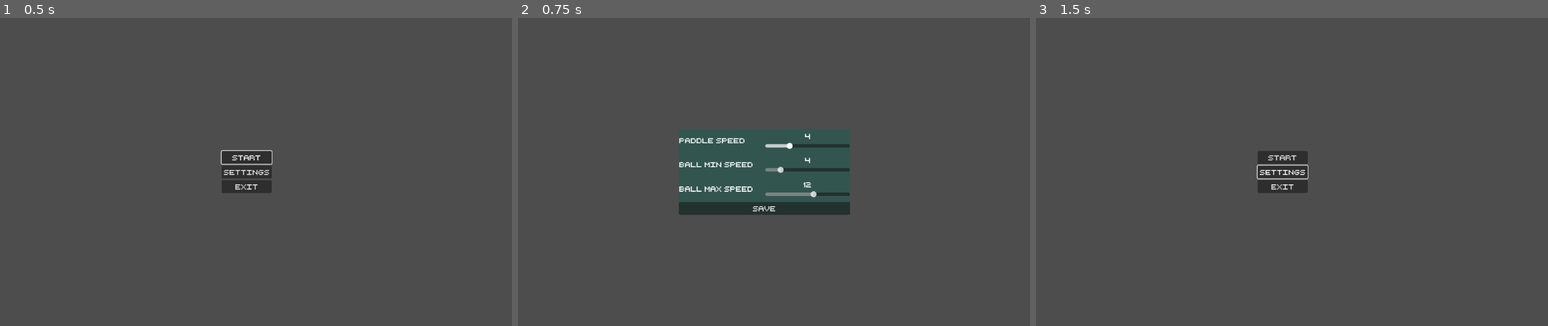
Above: before the commit, frames 1-3 (left to right).
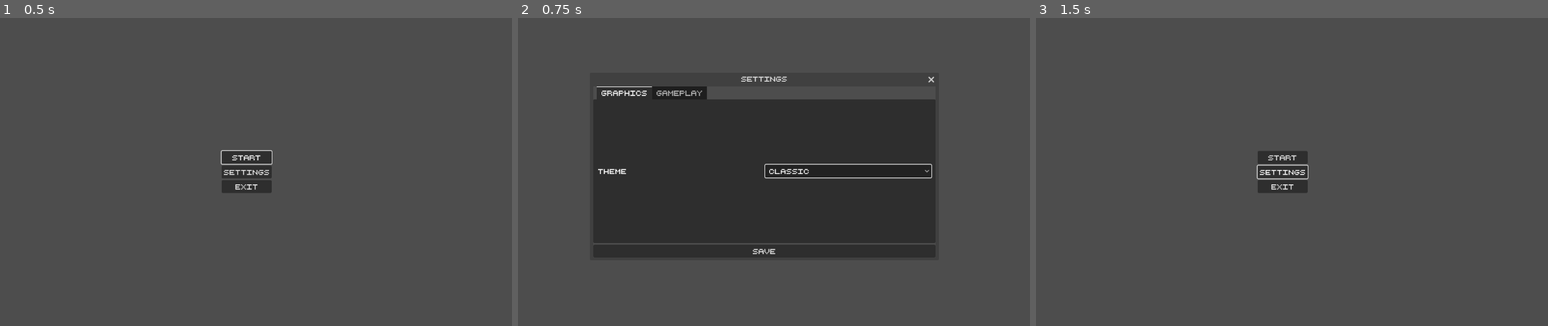
Above: after the commit, the same moments.

Repository: Alexander-Jordan/pong-godot
Game: Godot game, scene res://Scenes/Levels/menu.tscn
The game is run twice, just before and just after one commit, with the same random seed, the same clock (stepped at 60 frames per second) and the same inputs.
Inputs:
- Up to frame 1 (0.5 s): no input
- Up to frame 2 (0.75 s): click "Settings" at 0.5 s
- Up to frame 3 (1.5 s): click "Save" at 1.25 s

Frame 1 is identical in both runs. In frame 2, 33% of the frame differs, in the area x 14-82%, y 18-78%; in frame 3, nothing differs.
Error before the commit: Invalid assignment on read-only value (on base: 'Dictionary'). (res://Scripts/settings_menu.gd:27)
Error after the commit: Invalid assignment on read-only value (on base: 'Dictionary'). (res://Scripts/settings_menu.gd:40)

Commit message:
Refactor menu, add tabs and new options like ball increase speed

Diff:
--- a/Scenes/settings_menu.tscn
+++ b/Scenes/settings_menu.tscn
@@ -1,131 +1,198 @@
-[gd_scene load_steps=3 format=3 uid="uid://3vslxyqccbpi"]
+[gd_scene load_steps=4 format=3 uid="uid://3vslxyqccbpi"]
 
 [ext_resource type="FontFile" uid="uid://dsj5f3rf4iutd" path="res://Assets/retro_computer_personal_use.ttf" id="1_i4h70"]
 [ext_resource type="Script" path="res://Scripts/settings_menu.gd" id="1_m8koy"]
 
+[sub_resource type="Theme" id="Theme_121iw"]
+default_font = ExtResource("1_i4h70")
+/constants/test = 11
+
 [node name="settings_menu" type="Popup"]
+title = "Settings"
 initial_position = 2
-size = Vector2i(400, 200)
+size = Vector2i(800, 400)
+borderless = false
+theme = SubResource("Theme_121iw")
 script = ExtResource("1_m8koy")
 
-[node name="Control" type="Control" parent="."]
-layout_mode = 3
+[node name="VBoxContainer" type="VBoxContainer" parent="."]
 anchors_preset = 15
 anchor_right = 1.0
 anchor_bottom = 1.0
 grow_horizontal = 2
 grow_vertical = 2
 
-[node name="ColorRect" type="ColorRect" parent="Control"]
-layout_mode = 1
-anchors_preset = 15
-anchor_right = 1.0
-anchor_bottom = 1.0
-grow_horizontal = 2
-grow_vertical = 2
-color = Color(0.196078, 0.333333, 0.313726, 1)
-
-[node name="GridContainer" type="VBoxContainer" parent="Control"]
-layout_mode = 1
-anchors_preset = 15
-anchor_right = 1.0
-anchor_bottom = 1.0
-grow_horizontal = 2
-grow_vertical = 2
-
-[node name="PaddleSpeed" type="HBoxContainer" parent="Control/GridContainer"]
+[node name="TabContainer" type="TabContainer" parent="VBoxContainer"]
 layout_mode = 2
 size_flags_vertical = 3
 
-[node name="Label" type="Label" parent="Control/GridContainer/PaddleSpeed"]
+[node name="Graphics" type="MarginContainer" parent="VBoxContainer/TabContainer"]
+visible = false
+layout_mode = 2
+theme_override_constants/margin_left = 10
+theme_override_constants/margin_top = 10
+theme_override_constants/margin_right = 10
+theme_override_constants/margin_bottom = 10
+
+[node name="GridContainer" type="VBoxContainer" parent="VBoxContainer/TabContainer/Graphics"]
+layout_mode = 2
+
+[node name="Theme" type="HBoxContainer" parent="VBoxContainer/TabContainer/Graphics/GridContainer"]
+layout_mode = 2
+size_flags_vertical = 3
+
+[node name="Label" type="Label" parent="VBoxContainer/TabContainer/Graphics/GridContainer/Theme"]
+layout_mode = 2
+size_flags_horizontal = 2
+theme_override_fonts/font = ExtResource("1_i4h70")
+text = "Theme"
+
+[node name="OptionButton" type="OptionButton" parent="VBoxContainer/TabContainer/Graphics/GridContainer/Theme"]
+layout_mode = 2
+size_flags_horizontal = 3
+size_flags_vertical = 4
+item_count = 2
+selected = 0
+popup/item_0/text = "Classic"
+popup/item_0/id = 0
+popup/item_1/text = "Remastered"
+popup/item_1/id = 1
+
+[node name="Gameplay" type="MarginContainer" parent="VBoxContainer/TabContainer"]
+layout_mode = 2
+theme_override_constants/margin_left = 10
+theme_override_constants/margin_top = 10
+theme_override_constants/margin_right = 10
+theme_override_constants/margin_bottom = 10
+
+[node name="GridContainer" type="VBoxContainer" parent="VBoxContainer/TabContainer/Gameplay"]
+layout_mode = 2
+
+[node name="PaddleSpeed" type="HBoxContainer" parent="VBoxContainer/TabContainer/Gameplay/GridContainer"]
+layout_mode = 2
+size_flags_vertical = 3
+
+[node name="Label" type="Label" parent="VBoxContainer/TabContainer/Gameplay/GridContainer/PaddleSpeed"]
 layout_mode = 2
 size_flags_horizontal = 2
 theme_override_fonts/font = ExtResource("1_i4h70")
 text = "Paddle speed"
 
-[node name="Controller" type="VBoxContainer" parent="Control/GridContainer/PaddleSpeed"]
+[node name="Controller" type="VBoxContainer" parent="VBoxContainer/TabContainer/Gameplay/GridContainer/PaddleSpeed"]
 layout_mode = 2
 size_flags_horizontal = 3
 size_flags_vertical = 4
 
-[node name="Value" type="Label" parent="Control/GridContainer/PaddleSpeed/Controller"]
+[node name="Value" type="Label" parent="VBoxContainer/TabContainer/Gameplay/GridContainer/PaddleSpeed/Controller"]
 layout_mode = 2
 size_flags_horizontal = 4
 size_flags_vertical = 6
 theme_override_fonts/font = ExtResource("1_i4h70")
 text = "0"
 
-[node name="Slider" type="HSlider" parent="Control/GridContainer/PaddleSpeed/Controller"]
+[node name="Slider" type="HSlider" parent="VBoxContainer/TabContainer/Gameplay/GridContainer/PaddleSpeed/Controller"]
 layout_mode = 2
 size_flags_vertical = 6
 min_value = 1.0
-max_value = 12.0
-value = 12.0
+max_value = 20.0
+value = 20.0
 
-[node name="BallMinSpeed" type="HBoxContainer" parent="Control/GridContainer"]
+[node name="BallMinSpeed" type="HBoxContainer" parent="VBoxContainer/TabContainer/Gameplay/GridContainer"]
 layout_mode = 2
 size_flags_vertical = 3
 
-[node name="Label" type="Label" parent="Control/GridContainer/BallMinSpeed"]
+[node name="Label" type="Label" parent="VBoxContainer/TabContainer/Gameplay/GridContainer/BallMinSpeed"]
 layout_mode = 2
 size_flags_horizontal = 2
 theme_override_fonts/font = ExtResource("1_i4h70")
 text = "Ball min speed"
 
-[node name="Controller" type="VBoxContainer" parent="Control/GridContainer/BallMinSpeed"]
+[node name="Controller" type="VBoxContainer" parent="VBoxContainer/TabContainer/Gameplay/GridContainer/BallMinSpeed"]
 layout_mode = 2
 size_flags_horizontal = 3
 size_flags_vertical = 4
 
-[node name="Value" type="Label" parent="Control/GridContainer/BallMinSpeed/Controller"]
+[node name="Value" type="Label" parent="VBoxContainer/TabContainer/Gameplay/GridContainer/BallMinSpeed/Controller"]
 layout_mode = 2
 size_flags_horizontal = 4
 size_flags_vertical = 6
 theme_override_fonts/font = ExtResource("1_i4h70")
 text = "0"
 
-[node name="Slider" type="HSlider" parent="Control/GridContainer/BallMinSpeed/Controller"]
+[node name="Slider" type="HSlider" parent="VBoxContainer/TabContainer/Gameplay/GridContainer/BallMinSpeed/Controller"]
 layout_mode = 2
 size_flags_vertical = 6
 min_value = 1.0
 max_value = 20.0
 value = 20.0
 
-[node name="BallMaxSpeed" type="HBoxContainer" parent="Control/GridContainer"]
+[node name="BallMaxSpeed" type="HBoxContainer" parent="VBoxContainer/TabContainer/Gameplay/GridContainer"]
 layout_mode = 2
 size_flags_vertical = 3
 
-[node name="Label" type="Label" parent="Control/GridContainer/BallMaxSpeed"]
+[node name="Label" type="Label" parent="VBoxContainer/TabContainer/Gameplay/GridContainer/BallMaxSpeed"]
 layout_mode = 2
 size_flags_horizontal = 2
 theme_override_fonts/font = ExtResource("1_i4h70")
 text = "Ball max speed"
 
-[node name="Controller" type="VBoxContainer" parent="Control/GridContainer/BallMaxSpeed"]
+[node name="Controller" type="VBoxContainer" parent="VBoxContainer/TabContainer/Gameplay/GridContainer/BallMaxSpeed"]
 layout_mode = 2
 size_flags_horizontal = 3
 size_flags_vertical = 4
 
-[node name="Value" type="Label" parent="Control/GridContainer/BallMaxSpeed/Controller"]
+[node name="Value" type="Label" parent="VBoxContainer/TabContainer/Gameplay/GridContainer/BallMaxSpeed/Controller"]
 layout_mode = 2
 size_flags_horizontal = 4
 size_flags_vertical = 6
 theme_override_fonts/font = ExtResource("1_i4h70")
 text = "0"
 
-[node name="Slider" type="HSlider" parent="Control/GridContainer/BallMaxSpeed/Controller"]
+[node name="Slider" type="HSlider" parent="VBoxContainer/TabContainer/Gameplay/GridContainer/BallMaxSpeed/Controller"]
 layout_mode = 2
 size_flags_vertical = 6
 min_value = 1.0
 max_value = 20.0
 value = 20.0
 
-[node name="SaveButton" type="Button" parent="Control/GridContainer"]
+[node name="BallSpeedIncrease" type="HBoxContainer" parent="VBoxContainer/TabContainer/Gameplay/GridContainer"]
 layout_mode = 2
+size_flags_vertical = 3
+
+[node name="Label" type="Label" parent="VBoxContainer/TabContainer/Gameplay/GridContainer/BallSpeedIncrease"]
+layout_mode = 2
+size_flags_horizontal = 2
+theme_override_fonts/font = ExtResource("1_i4h70")
+text = "Ball max speed increase"
+
+[node name="Controller" type="VBoxContainer" parent="VBoxContainer/TabContainer/Gameplay/GridContainer/BallSpeedIncrease"]
+layout_mode = 2
+size_flags_horizontal = 3
+size_flags_vertical = 4
+
+[node name="Value" type="Label" parent="VBoxContainer/TabContainer/Gameplay/GridContainer/BallSpeedIncrease/Controller"]
+layout_mode = 2
+size_flags_horizontal = 4
+size_flags_vertical = 6
+theme_override_fonts/font = ExtResource("1_i4h70")
+text = "0"
+
+[node name="Slider" type="HSlider" parent="VBoxContainer/TabContainer/Gameplay/GridContainer/BallSpeedIncrease/Controller"]
+layout_mode = 2
+size_flags_vertical = 6
+min_value = 1.0
+max_value = 20.0
+value = 20.0
+
+[node name="SaveButton" type="Button" parent="VBoxContainer"]
+layout_mode = 2
+size_flags_vertical = 8
 theme_override_fonts/font = ExtResource("1_i4h70")
 text = "Save"
 
-[connection signal="value_changed" from="Control/GridContainer/PaddleSpeed/Controller/Slider" to="." method="_on_paddle_speed_slider_value_changed"]
-[connection signal="value_changed" from="Control/GridContainer/BallMinSpeed/Controller/Slider" to="." method="_on_ball_min_speed_slider_value_changed"]
-[connection signal="value_changed" from="Control/GridContainer/BallMaxSpeed/Controller/Slider" to="." method="_on_ball_max_speed_slider_value_changed"]
-[connection signal="pressed" from="Control/GridContainer/SaveButton" to="." method="_on_save_button_pressed"]
+[connection signal="item_selected" from="VBoxContainer/TabContainer/Graphics/GridContainer/Theme/OptionButton" to="." method="_on_theme_option_button_item_selected"]
+[connection signal="value_changed" from="VBoxContainer/TabContainer/Gameplay/GridContainer/PaddleSpeed/Controller/Slider" to="." method="_on_paddle_speed_slider_value_changed"]
+[connection signal="value_changed" from="VBoxContainer/TabContainer/Gameplay/GridContainer/BallMinSpeed/Controller/Slider" to="." method="_on_ball_min_speed_slider_value_changed"]
+[connection signal="value_changed" from="VBoxContainer/TabContainer/Gameplay/GridContainer/BallMaxSpeed/Controller/Slider" to="." method="_on_ball_max_speed_slider_value_changed"]
+[connection signal="value_changed" from="VBoxContainer/TabContainer/Gameplay/GridContainer/BallSpeedIncrease/Controller/Slider" to="." method="_on_ball_speed_increase_slider_value_changed"]
+[connection signal="pressed" from="VBoxContainer/SaveButton" to="." method="_on_save_button_pressed"]
--- a/Scripts/ball.gd
+++ b/Scripts/ball.gd
@@ -5,6 +5,7 @@
 var direction:Vector2 = Vector2.ZERO
 @onready var min_speed:int = GlobalSettings.data.Global.ball_min_speed * 100
 @onready var max_speed:int = GlobalSettings.data.Global.ball_max_speed * 100
+@onready var increase_speed:int = GlobalSettings.data.Global.ball_speed_increase * 10
 @onready var speed:int = min_speed
 
 signal screen_exited_left
@@ -21,7 +22,7 @@
 	if collision:
 		var collider:Object = collision.get_collider()
 		if collider.has_method("increase_ball_speed_after_bounce"):
-			speed = collider.increase_ball_speed_after_bounce(speed, 50, max_speed, position)
+			speed = collider.increase_ball_speed_after_bounce(speed, increase_speed, max_speed, position)
 		elif collider.has_method("ball_speed_after_bounce"):
 			speed = collider.ball_speed_after_bounce(min_speed, max_speed, position)
 		if collider.has_method("ball_velocity_after_bounce"):
--- a/Scripts/global_settings.gd
+++ b/Scripts/global_settings.gd
@@ -3,13 +3,17 @@
 # constanst
 const SAVEFILE = "user://SETTINGS.cfg"
 const GLOBAL_USER = "Global"
+const THEME:int = 0
 const PADDLE_SPEED:int = 4
-const BALL_MIN_SPEED: int = 4
-const BALL_MAX_SPEED: int = 12
+const BALL_MIN_SPEED:int = 4
+const BALL_MAX_SPEED:int = 12
+const BALL_SPEED_INCREASE:int = 5
 const DEFAULT_SETTINGS:Dictionary = {
+	"theme": THEME,
 	"paddle_speed": PADDLE_SPEED,
 	"ball_min_speed": BALL_MIN_SPEED,
 	"ball_max_speed": BALL_MAX_SPEED,
+	"ball_speed_increase": BALL_SPEED_INCREASE,
 }
 
 # variables
--- a/Scripts/settings_menu.gd
+++ b/Scripts/settings_menu.gd
@@ -1,16 +1,22 @@
 extends Node
 
-@onready var paddle_speed_value = $Control/GridContainer/PaddleSpeed/Controller/Value
-@onready var paddle_speed_slider = $Control/GridContainer/PaddleSpeed/Controller/Slider
+@onready var theme_option_button:OptionButton = $VBoxContainer/TabContainer/Graphics/GridContainer/Theme/OptionButton
 
-@onready var ball_min_speed_value = $Control/GridContainer/BallMinSpeed/Controller/Value
-@onready var ball_min_speed_slider = $Control/GridContainer/BallMinSpeed/Controller/Slider
+@onready var paddle_speed_value = $VBoxContainer/TabContainer/Gameplay/GridContainer/PaddleSpeed/Controller/Value
+@onready var paddle_speed_slider = $VBoxContainer/TabContainer/Gameplay/GridContainer/PaddleSpeed/Controller/Slider
 
-@onready var ball_max_speed_value = $Control/GridContainer/BallMaxSpeed/Controller/Value
-@onready var ball_max_speed_slider = $Control/GridContainer/BallMaxSpeed/Controller/Slider
+@onready var ball_min_speed_value = $VBoxContainer/TabContainer/Gameplay/GridContainer/BallMinSpeed/Controller/Value
+@onready var ball_min_speed_slider = $VBoxContainer/TabContainer/Gameplay/GridContainer/BallMinSpeed/Controller/Slider
+
+@onready var ball_max_speed_value = $VBoxContainer/TabContainer/Gameplay/GridContainer/BallMaxSpeed/Controller/Value
+@onready var ball_max_speed_slider = $VBoxContainer/TabContainer/Gameplay/GridContainer/BallMaxSpeed/Controller/Slider
+
+@onready var ball_speed_increase_value = $VBoxContainer/TabContainer/Gameplay/GridContainer/BallSpeedIncrease/Controller/Value
+@onready var ball_speed_increase_slider = $VBoxContainer/TabContainer/Gameplay/GridContainer/BallSpeedIncrease/Controller/Slider
 
 func _ready():
-	paddle_speed_slider.grab_focus()
+	theme_option_button.grab_focus()
+	theme_option_button.select(GlobalSettings.data.Global.theme)
 
 	paddle_speed_value.text = str(GlobalSettings.data.Global.paddle_speed)
 	paddle_speed_slider.value = GlobalSettings.data.Global.paddle_speed
@@ -20,6 +26,13 @@
 
 	ball_max_speed_value.text = str(GlobalSettings.data.Global.ball_max_speed)
 	ball_max_speed_slider.value = GlobalSettings.data.Global.ball_max_speed
+
+	ball_speed_increase_value.text = str(GlobalSettings.data.Global.ball_speed_increase)
+	ball_speed_increase_slider.value = GlobalSettings.data.Global.ball_speed_increase
+
+
+func _on_theme_option_button_item_selected(index):
+	GlobalSettings.data.Global.theme = index
 
 
 func _on_paddle_speed_slider_value_changed(value):
@@ -41,6 +54,11 @@
 		ball_min_speed_slider.value = value
 
 
+func _on_ball_speed_increase_slider_value_changed(value):
+	ball_speed_increase_value.text = str(value)
+	GlobalSettings.data.Global.ball_speed_increase = value
+
+
 func _on_save_button_pressed():
 	GlobalSettings.save_data()
 	self.visible = false
